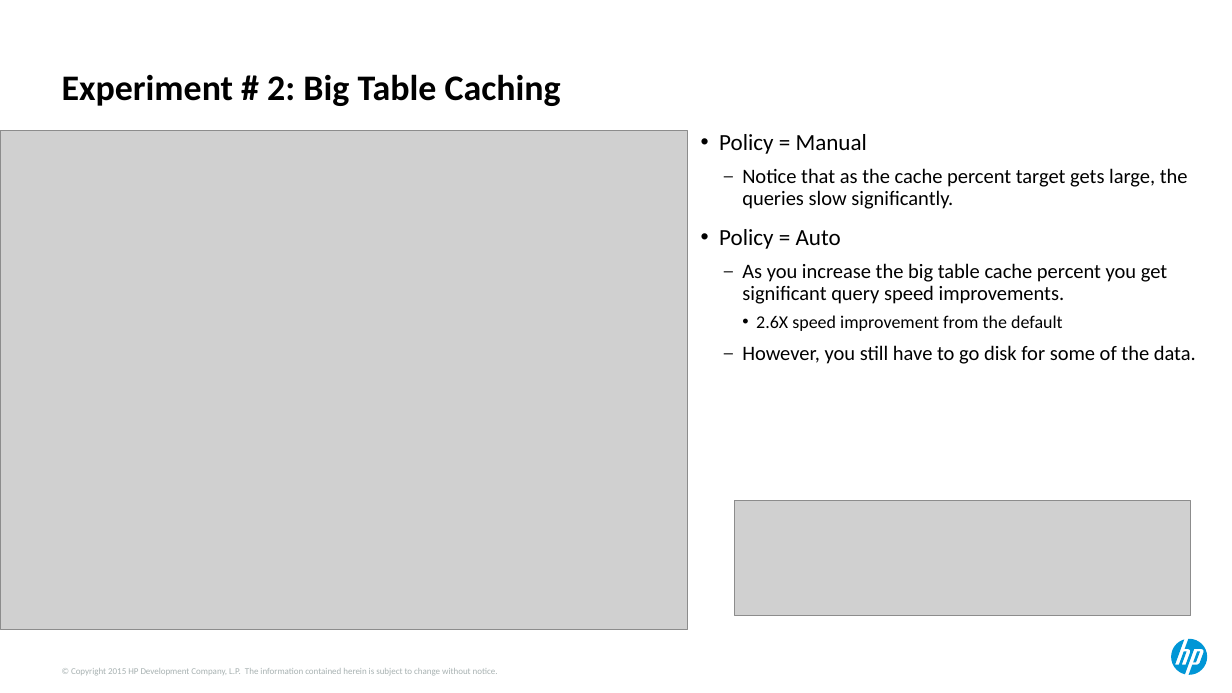
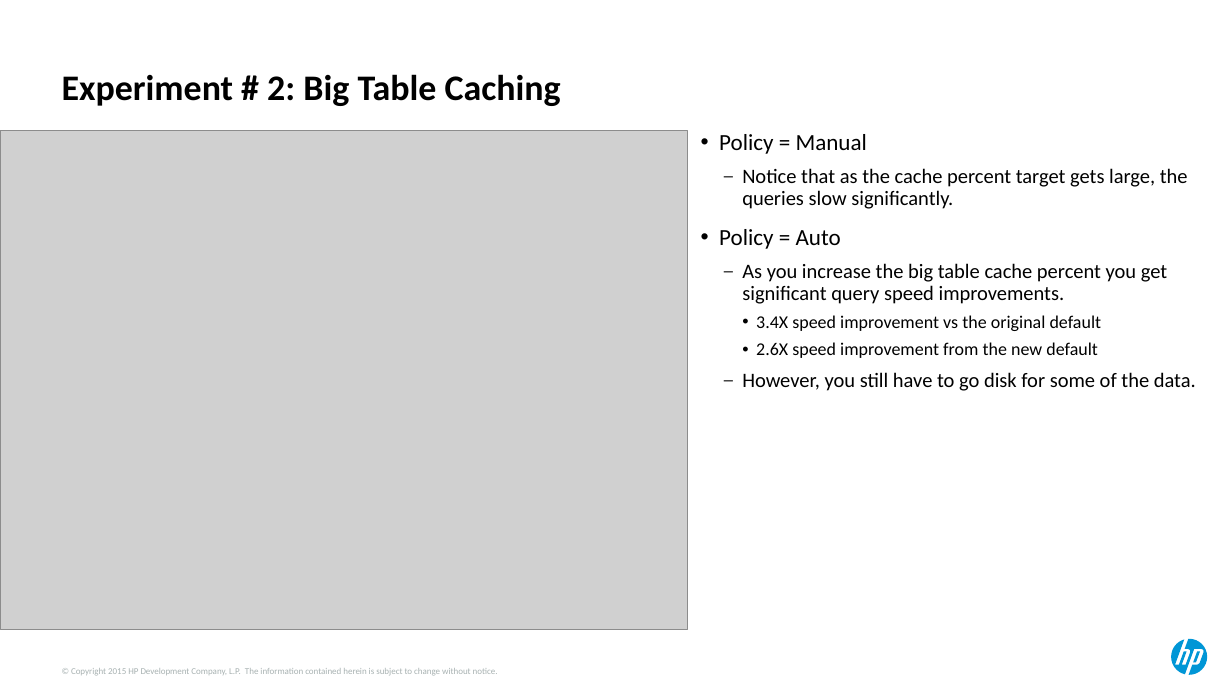
Before and after one commit to ndesilets/Group-13-HP-Big-Data-Analytics, a slide deck: slide 15 of Power Point Files/hotsos_2017 (combined).pptx (slide 16 before the commit). Drawn at 1232x693 pixels with LibreOffice and Linux fonts; fonts in the diff are those of the drawing; grey boxes stand for pictures. Boxes give left, top, right and bottom in pixels: in the first picture for what was removed or moved away, otherwise in the second. Text is boxed around its words. In the diff, an @@ line names an element or a change of style, - is before the commit and + after.

```diff
--- a/Power Point Files/hotsos_2017 (combined).pptx
+++ b/Power Point Files/hotsos_2017 (combined).pptx
@@ text at [756, 315, 1102, 358]: text changed @@
-    • 2.6X speed improvement from the default
+    • 3.4X speed improvement vs the original default
+    • 2.6X speed improvement from the new default
@@ picture removed at [735, 501, 1191, 616] @@
```
Also in this commit, not shown: 14 other slides changed, 1 slide added, 1 slide removed.
